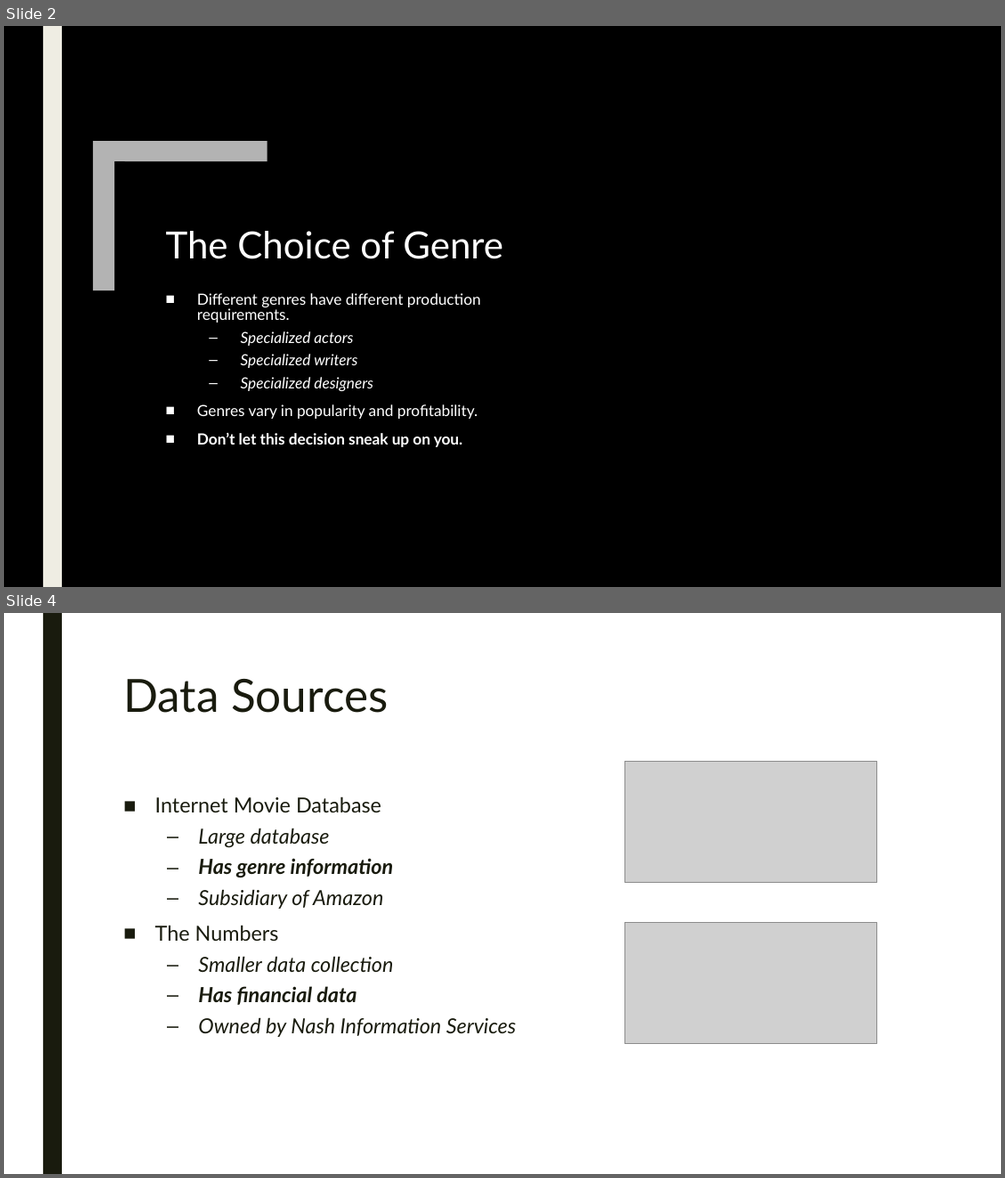
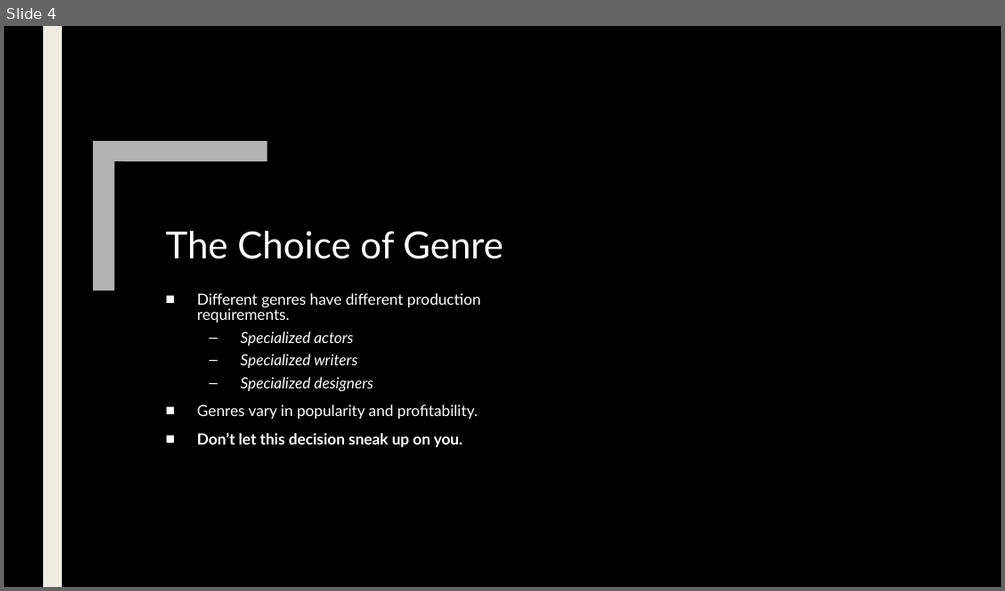
Before and after one commit to ndgigliotti/dsc-phase-1-project, a slide deck: presentation/presentation.pptx. Shown one above the other, each under a label of ours: slides 2 and 4 before the commit, slide 4 after it; the slides between them are not shown. The pictures are 1005x1178 and 1005x591 pixels, drawn with LibreOffice and Linux fonts; fonts in the diff are those of the drawing; grey boxes stand for pictures; background and template pictures are left out. Boxes give left, top, right and bottom in pixels: in the first picture for what was removed or moved away, otherwise in the second. Text is boxed around its words. In the diff, an @@ line names an element or a change of style, - is before the commit and + after.

```diff
--- a/presentation/presentation.pptx
+++ b/presentation/presentation.pptx
@@ slide 4 removed at bbox=[4, 613, 1001, 1174], background #FFFFFF @@
@@ rectangle removed at bbox=[43, 613, 62, 1174] @@
@@ title removed at bbox=[123, 679, 388, 713] @@
-Data Sources
@@ picture removed at bbox=[624, 761, 877, 882] @@
@@ text removed at bbox=[155, 796, 516, 1037] @@
-■ Internet Movie Database
-  – Large database
-  – Has genre information
-  – Subsidiary of Amazon
-■ The Numbers
-  – Smaller data collection
-  – Has financial data
-  – Owned by Nash Information Services
@@ picture removed at bbox=[624, 923, 877, 1044] @@
@@ what was slide 2 is now slide 4 @@
```
Also in this commit, not shown: 1 slide changed, 9 slides added, 6 other slides removed, 1 other file.
